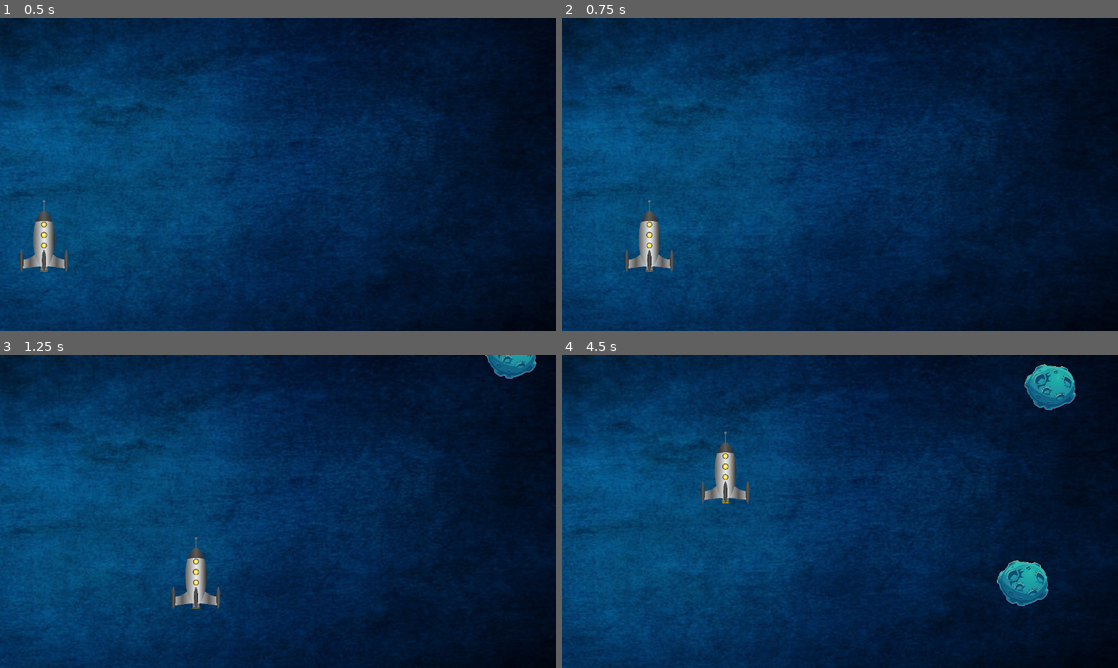
Above: before the commit, frames 1-4 (two rows, left to right).
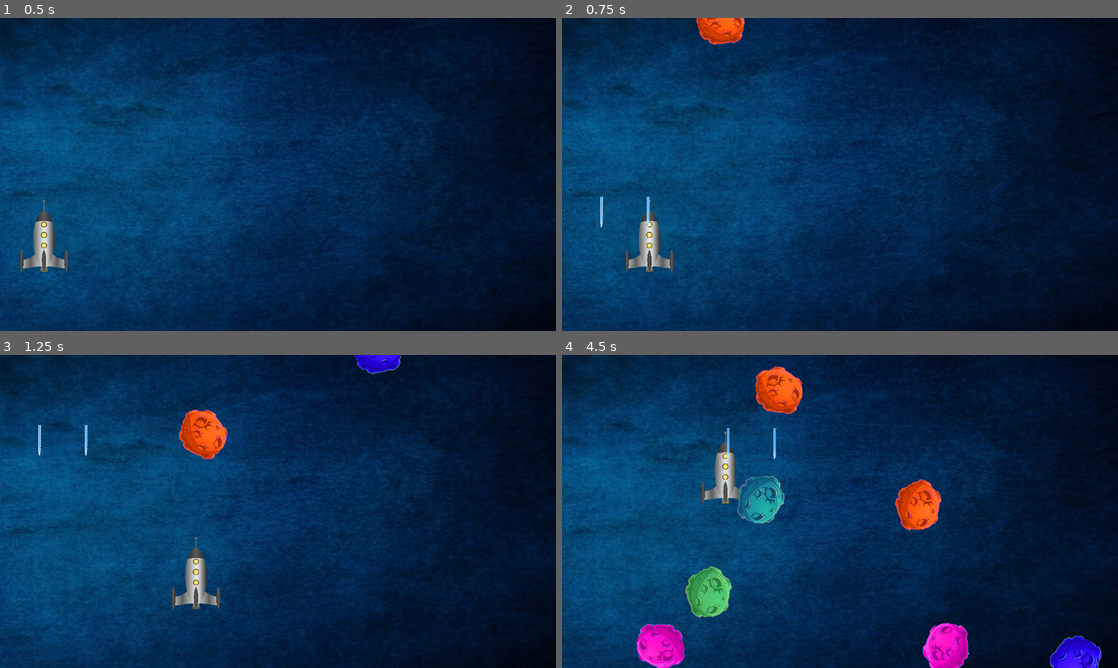
Above: after the commit, the same moments.

Repository: jstroud107/rocket-game
Game: Godot game, scene res://Scenes/level.tscn
The game is run twice, just before and just after one commit, with the same random seed, the same clock (stepped at 60 frames per second) and the same inputs.
Inputs:
- Up to frame 1 (0.5 s): no input
- Up to frame 2 (0.75 s): tap Enter at 0.5 s; hold Right (right) from 0.53 s (still down); tap Space (shoot, bound only after the commit) at 0.6 s
- Up to frame 3 (1.25 s): keep holding Right (right)
- Up to frame 4 (4.5 s): release Right (right) at 1.28 s; hold Down (down) 1.28-2.03 s; tap Space (shoot, bound only after the commit) every 0.75 s from 1.35 to 4.35 s; hold Right (right) 2.03-2.78 s; hold Up (up) 2.78-3.53 s; hold Left (left) from 3.53 s (still down)

Frame 1 is identical in both runs. In frame 2, 0.7% of the frame differs, in the area x 6-33%, y 0-67%; in frame 3, 2.0%; in frame 4, 8.8%, in the area x 13-97%, y 2-100%.

Commit message:
updating the game files

Diff:
--- /dev/null
+++ b/Scenes/laser.gd
@@ -0,0 +1,7 @@
+extends Area2D
+
+@export var speed: int = 500
+
+# Called every frame. 'delta' is the elapsed time since the previous frame.
+func _process(delta: float) -> void:
+	position.y -= speed * delta
--- a/Scenes/laser.tscn
+++ b/Scenes/laser.tscn
@@ -1,5 +1,6 @@
-[gd_scene load_steps=3 format=3 uid="uid://dqdxhp3g4kbfm"]
+[gd_scene load_steps=4 format=3 uid="uid://dqdxhp3g4kbfm"]
 
+[ext_resource type="Script" path="res://Scenes/laser.gd" id="1_4n8c0"]
 [ext_resource type="Texture2D" uid="uid://cvyn4qn7iodbs" path="res://laser.png" id="1_5teq1"]
 
 [sub_resource type="CapsuleShape2D" id="CapsuleShape2D_3d3ey"]
@@ -7,6 +8,9 @@
 height = 485.882
 
 [node name="laser" type="Area2D"]
+collision_layer = 8
+collision_mask = 2
+script = ExtResource("1_4n8c0")
 
 [node name="laserImage" type="Sprite2D" parent="."]
 scale = Vector2(0.144068, 0.144068)
--- a/Scenes/level.gd
+++ b/Scenes/level.gd
@@ -2,6 +2,7 @@
 
 #1. Load the scene
 var meteor_scene: PackedScene = load("res://Scenes/meteor.tscn")
+var laser_scene: PackedScene = load("res://Scenes/laser.tscn")
 
 func _on_meteor_timer_timeout() -> void:
 	#2. Create an instance
@@ -9,3 +10,9 @@
 
 	#3. Attach the node to the scene tree
 	$Meteors.add_child(meteor)
+
+
+func _on_player_laser(pos) -> void:
+	var laser = laser_scene.instantiate()
+	$Lasers.add_child(laser)
+	laser.position = pos
--- a/Scenes/level.tscn
+++ b/Scenes/level.tscn
@@ -24,32 +24,40 @@
 [node name="Borders" type="Node2D" parent="."]
 
 [node name="StaticBody2D" type="StaticBody2D" parent="Borders"]
+collision_layer = 4
 
 [node name="CollisionShape2D" type="CollisionShape2D" parent="Borders/StaticBody2D"]
 position = Vector2(1308, 363)
 shape = SubResource("RectangleShape2D_gly71")
 
 [node name="StaticBody2D2" type="StaticBody2D" parent="Borders"]
+collision_layer = 4
 
 [node name="CollisionShape2D" type="CollisionShape2D" parent="Borders/StaticBody2D2"]
 position = Vector2(-29, 373)
 shape = SubResource("RectangleShape2D_gly71")
 
 [node name="StaticBody2D3" type="StaticBody2D" parent="Borders"]
+collision_layer = 4
 
 [node name="CollisionShape2D" type="CollisionShape2D" parent="Borders/StaticBody2D3"]
 position = Vector2(657, -42)
 shape = SubResource("RectangleShape2D_bkgr7")
 
+[node name="MeteorTimer" type="Timer" parent="Borders/StaticBody2D3"]
+wait_time = 0.5
+autostart = true
+
 [node name="StaticBody2D4" type="StaticBody2D" parent="Borders"]
+collision_layer = 4
 
 [node name="CollisionShape2D" type="CollisionShape2D" parent="Borders/StaticBody2D4"]
 position = Vector2(649, 766)
 shape = SubResource("RectangleShape2D_bkgr7")
 
-[node name="MeteorTimer" type="Timer" parent="."]
-autostart = true
-
 [node name="Meteors" type="Node2D" parent="."]
 
-[connection signal="timeout" from="MeteorTimer" to="." method="_on_meteor_timer_timeout"]
+[node name="Lasers" type="Node2D" parent="."]
+
+[connection signal="laser" from="Player" to="." method="_on_player_laser"]
+[connection signal="timeout" from="Borders/StaticBody2D3/MeteorTimer" to="." method="_on_meteor_timer_timeout"]
--- a/Scenes/meteor.gd
+++ b/Scenes/meteor.gd
@@ -1,7 +1,15 @@
 extends Area2D
+
+var speed: int
+var rotation_speed: int
+var direction_x: float
 
 func _ready():
 	var rng := RandomNumberGenerator.new()
+
+	#texture
+	var path: String = "res://Meteors/"+ str(rng.randi_range(1,6)) +".png"
+	$MeteorImage.texture = load(path)
 
 	# start positon
 	var width = get_viewport().get_visible_rect().size[0]
@@ -9,8 +17,14 @@
 	var random_y = rng.randi_range(-150, -50)
 	position = Vector2(random_x, random_y)
 
+	#speed / rotation/ direction
+	speed = rng.randi_range(200,500)
+	direction_x = rng.randf_range(-1,1)
+	rotation_speed = rng.randi_range(40,100)
+
 func _process(delta):
-	position += Vector2(0, 1.0) * 400 * delta
+	position += Vector2(direction_x, 1.0) * speed * delta
+	rotation_degrees += rotation_speed * delta
 
 func _on_body_entered(body: Node2D) -> void:
 	print('body entered')
--- a/Scenes/meteor.tscn
+++ b/Scenes/meteor.tscn
@@ -1,17 +1,17 @@
-[gd_scene load_steps=4 format=3 uid="uid://c1skedhips7h"]
+[gd_scene load_steps=3 format=3 uid="uid://c1skedhips7h"]
 
-[ext_resource type="Texture2D" uid="uid://bag8rwle5pjft" path="res://meteor.png" id="1_bel6o"]
 [ext_resource type="Script" path="res://Scenes/meteor.gd" id="1_vgghm"]
 
 [sub_resource type="CircleShape2D" id="CircleShape2D_w0hb5"]
 radius = 55.4437
 
 [node name="Meteor" type="Area2D"]
+collision_layer = 2
+collision_mask = 9
 script = ExtResource("1_vgghm")
 
 [node name="MeteorImage" type="Sprite2D" parent="."]
 scale = Vector2(0.327778, 0.302857)
-texture = ExtResource("1_bel6o")
 
 [node name="CollisionShape2D" type="CollisionShape2D" parent="."]
 position = Vector2(1, 1)
--- a/Scenes/player.gd
+++ b/Scenes/player.gd
@@ -1,6 +1,9 @@
 extends CharacterBody2D
 
 @export var speed := 500
+var can_shoot: bool = true
+
+signal laser(pos)
 
 # Called when the node enters the scene tree for the first time.
 func _ready() -> void:
@@ -8,7 +11,17 @@
 
 
 # Called every frame. 'delta' is the elapsed time since the previous frame.
-func _process(delta: float) -> void:
+func _process(_delta: float) -> void:
 	var direction = Input.get_vector("left","right","up","down")
 	velocity = direction * speed
 	move_and_slide()
+
+	# shoot input
+	if Input.is_action_just_pressed("shoot") and can_shoot:
+		laser.emit($LaserLeftStart.global_position)
+		laser.emit($LaserRightStart.global_position)
+		can_shoot = false
+		$LaserTimer.start()
+
+func _on_laser_timer_timeout() -> void:
+	can_shoot = true
--- a/Scenes/player.tscn
+++ b/Scenes/player.tscn
@@ -4,6 +4,7 @@
 [ext_resource type="Script" path="res://Scenes/player.gd" id="1_keg85"]
 
 [node name="Player" type="CharacterBody2D"]
+collision_mask = 6
 script = ExtResource("1_keg85")
 
 [node name="PlayerImage" type="Sprite2D" parent="."]
@@ -13,3 +14,15 @@
 
 [node name="CollisionPolygon2D" type="CollisionPolygon2D" parent="."]
 polygon = PackedVector2Array(1, -84, 8, -55, 27, -23, 29, 28, 27, 39, 44, 51, 48, 30, 59, 31, 60, 85, 48, 87, 45, 77, 12, 75, 14, 88, -11, 86, -11, 74, -47, 79, -48, 88, -57, 87, -55, 32, -50, 27, -44, 50, -24, 42, -25, -21, -10, -56)
+
+[node name="LaserLeftStart" type="Marker2D" parent="."]
+position = Vector2(-51, 4)
+
+[node name="LaserRightStart" type="Marker2D" parent="."]
+position = Vector2(56, 4)
+
+[node name="LaserTimer" type="Timer" parent="."]
+wait_time = 0.2
+one_shot = true
+
+[connection signal="timeout" from="LaserTimer" to="." method="_on_laser_timer_timeout"]
--- a/project.godot
+++ b/project.godot
@@ -42,3 +42,15 @@
 "events": [Object(InputEventKey,"resource_local_to_scene":false,"resource_name":"","device":-1,"window_id":0,"alt_press …(195 unchanged characters)…
 ]
 }
+shoot={
+"deadzone": 0.5,
+"events": [Object(InputEventKey,"resource_local_to_scene":false,"resource_name":"","device":-1,"window_id":0,"alt_pressed":false,"shift_pressed":false,"ctrl_pressed":false,"meta_pressed":false,"pressed":false,"keycode":0,"physical_keycode":32,"key_label":0,"unicode":32,"location":0,"echo":false,"script":null)
+]
+}
+
+[layer_names]
+
+2d_physics/layer_1="Player"
+2d_physics/layer_2="Meteor"
+2d_physics/layer_3="Walls"
+2d_physics/layer_4="Laser"
Binary file added: Meteors/1.png
Not shown, added: Meteors/1.png.import
Binary file added: Meteors/2.png
Not shown, added: Meteors/2.png.import
Binary file added: Meteors/3.png
Not shown, added: Meteors/3.png.import
Binary file added: Meteors/4.png
Not shown, added: Meteors/4.png.import
Binary file added: Meteors/5.png
Not shown, added: Meteors/5.png.import
Binary file added: Meteors/6.png
Not shown, added: Meteors/6.png.import
